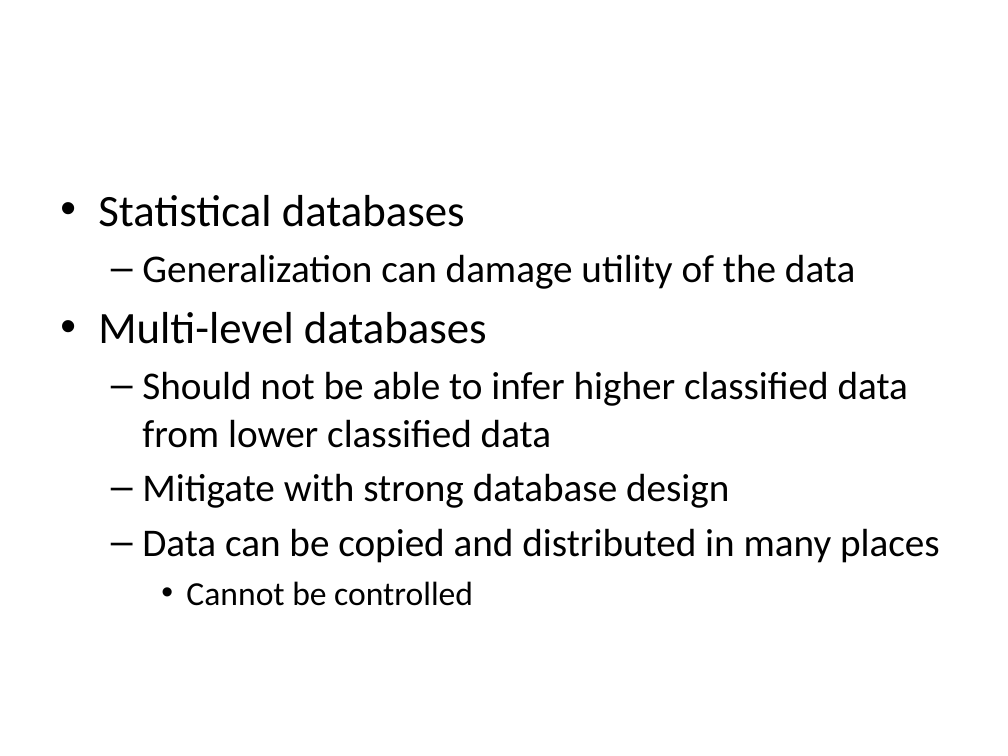
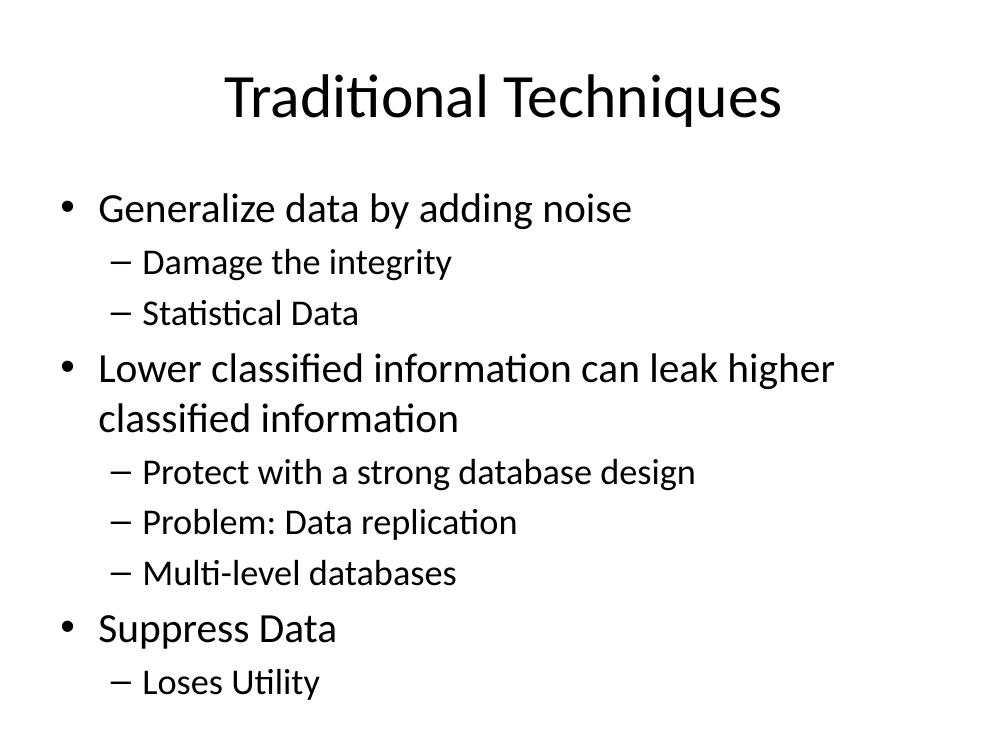
Before and after one commit to jayvelasco1990/big-data, a slide deck: slide 8 of Final Project/draft_presentation.pptx (slide 5 before the commit). Drawn at 1008x756 pixels with LibreOffice and Linux fonts; fonts in the diff are those of the drawing. Boxes give left, top, right and bottom in pixels: in the first picture for what was removed or moved away, otherwise in the second. Text is boxed around its words. In the diff, an @@ line names an element or a change of style, - is before the commit and + after.

```diff
--- a/Final Project/draft_presentation.pptx
+++ b/Final Project/draft_presentation.pptx
@@ title added at (224,74,782,127), 44 pt, text #000000 @@
+Traditional Techniques
@@ text at (98,193,835,540): text changed; size 28 to 25.9 pt @@
-• Statistical databases
-  – Generalization can damage utility of the data
+• Generalize data by adding noise
+  – Damage the integrity
+  – Statistical Data
+• Lower classified information can leak higher classified information
+  – Protect with a strong database design
+  – Problem: Data replication
@@ text at (142,559,457,586): size 32 to 25.9 pt in "Multi-level databases"; bullet • to –; list level 1 to 2 in "Multi-level databases" @@
@@ text at (98,615,337,649): text changed; size 28 to 29.6 pt @@
-  – Should not be able to infer higher classified data from lower classified data
-  – Mitigate with strong database design
-  – Data can be copied and distributed in many places
-    • Cannot be controlled
+• Suppress Data
+  – Loses Utility
```
Also in this commit, not shown: 2 other slides changed, 9 slides added, 3 slides removed, 1 other file.
